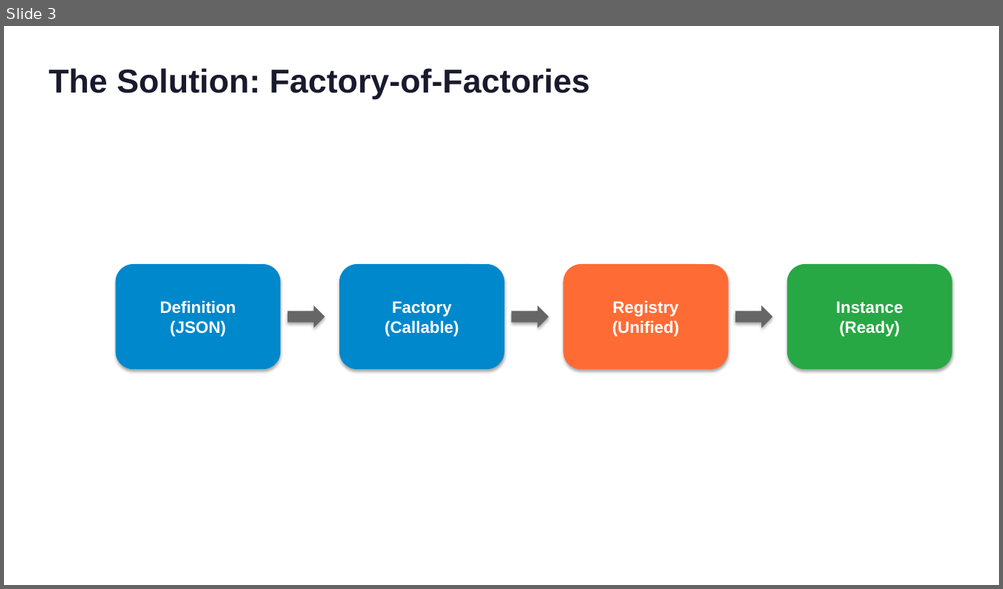
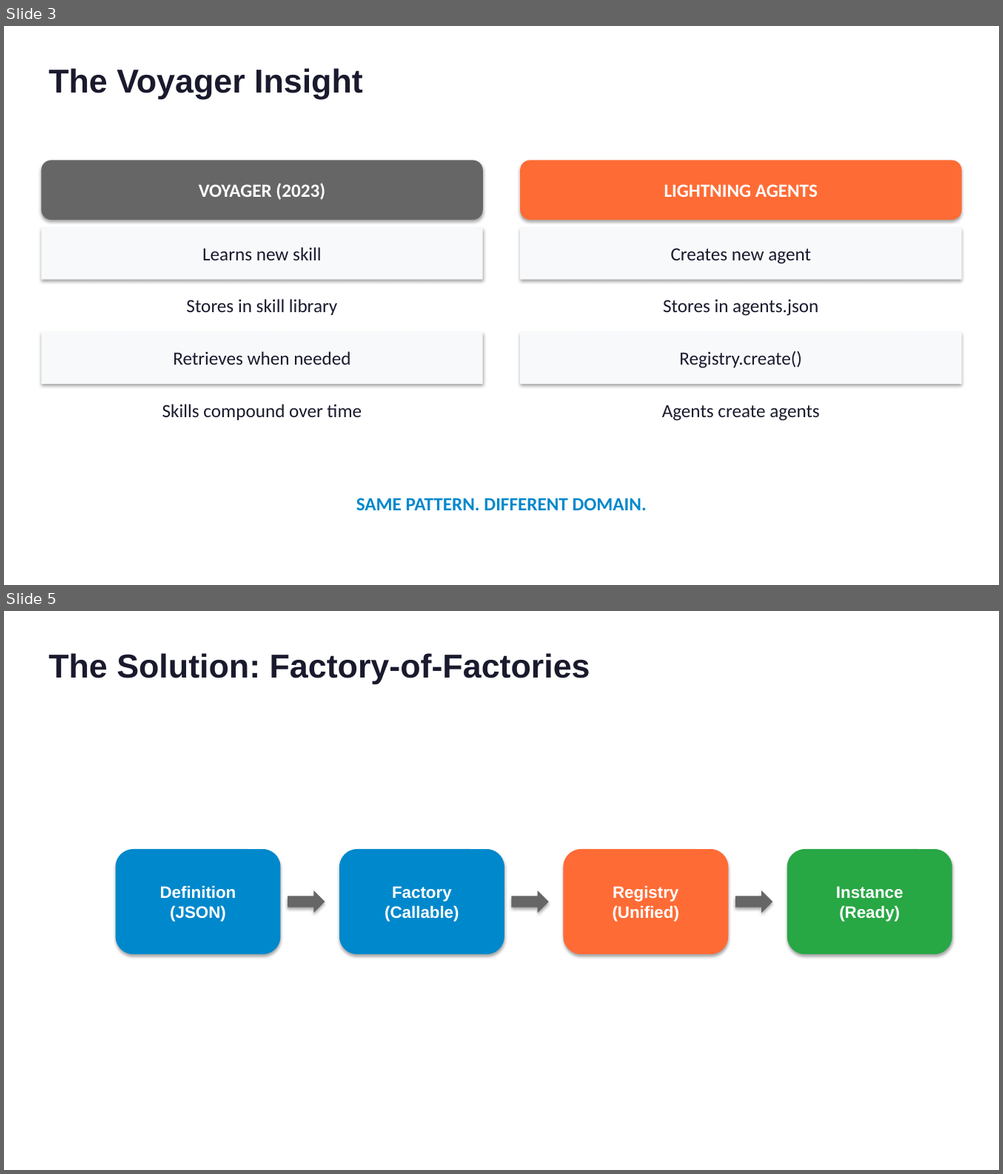
Before and after one commit to RPirruccio/lightning-agents, a slide deck: presentation/output/lightning-agents.pptx. Shown one above the other, each under a label of ours: slide 3 before the commit, slides 3 and 5 after it; the slides between them are not shown. The pictures are 1003x589 and 1003x1174 pixels, drawn with LibreOffice and Linux fonts; fonts in the diff are those of the drawing. Boxes give left, top, right and bottom in pixels: in the first picture for what was removed or moved away, otherwise in the second. Text is boxed around its words. In the diff, an @@ line names an element or a change of style, - is before the commit and + after.

```diff
--- a/presentation/output/lightning-agents.pptx
+++ b/presentation/output/lightning-agents.pptx
@@ slide 3 added at bbox=[4, 26, 999, 585], background #FFFFFF @@
@@ text added at bbox=[48, 68, 363, 99], 32 pt, text #1A1A2E, bold @@
+The Voyager Insight
@@ rounded rectangle added at bbox=[41, 160, 483, 220], fill #666666, 18 pt, text #FFFFFF, bold @@
+VOYAGER (2023)
@@ rounded rectangle added at bbox=[521, 160, 962, 220], fill #FF6B35, 18 pt, text #FFFFFF, bold @@
+LIGHTNING AGENTS
@@ rectangle added at bbox=[41, 227, 483, 280], fill #F8F9FA @@
@@ text added at bbox=[202, 247, 321, 261], 18 pt, text #1A1A2E @@
+Learns new skill
@@ rectangle added at bbox=[521, 227, 962, 280], fill #F8F9FA @@
@@ text added at bbox=[671, 248, 811, 264], 18 pt, text #1A1A2E @@
+Creates new agent
@@ text added at bbox=[186, 299, 337, 315], 18 pt, text #1A1A2E @@
+Stores in skill library
@@ text added at bbox=[663, 299, 818, 316], 18 pt, text #1A1A2E @@
+Stores in agents.json
@@ rectangle added at bbox=[41, 332, 483, 384], fill #F8F9FA @@
@@ rectangle added at bbox=[521, 332, 962, 384], fill #F8F9FA @@
@@ text added at bbox=[173, 352, 350, 365], 18 pt, text #1A1A2E @@
+Retrieves when needed
@@ text added at bbox=[679, 351, 802, 369], 18 pt, text #1A1A2E @@
+Registry.create()
@@ text added at bbox=[162, 404, 361, 420], 18 pt, text #1A1A2E @@
+Skills compound over time
@@ text added at bbox=[662, 406, 819, 421], 18 pt, text #1A1A2E @@
+Agents create agents
@@ text added at bbox=[356, 498, 646, 511], 18 pt, text #0088CC, bold @@
+SAME PATTERN. DIFFERENT DOMAIN.
@@ what was slide 3 is now slide 5 @@
```
Also in this commit, not shown: 6 slides changed, 2 other slides added, 2 slides removed, 25 other files.
